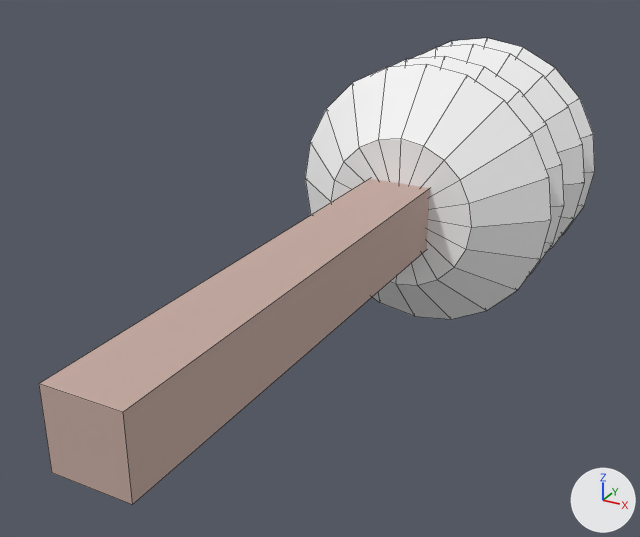
An edit to the OBJ model src/main/resources/assets/chtmod/models/block/electricity/InsulatorBase_2.obj, drawn before and after from the same camera.
Before and after are seen from a 50 mm lens placed at (1.151, -2.059, 1.097), pointed at (0.454, -0.793, 0.464). Every picture has the same lights, and +X, +Y and +Z are marked at lower right. Mesh edges are drawn as thin lines. Where no turn or scale is listed for an object, it has been applied to the vertices.

The scene before the commit, as lines of its bpy script (objects in view):
```python
me_insulatorbase_2 = bpy.data.meshes.new('InsulatorBase_2')
me_insulatorbase_2.from_pydata(...)  # 176 vertices, 246 faces; spans x 0.229..0.771, y -1.438..-0.062, z 0.229..0.771
# faces by material slot: [240, 6]
me_insulatorbase_2.materials.append(mat_insulator1)  # picture img_whitemetals
me_insulatorbase_2.materials.append(mat_insulator0)  # picture img_iron_rust
ob_insulatorbase_2 = bpy.data.objects.new('InsulatorBase_2', me_insulatorbase_2)
ob_insulatorbase_2.location = (0.0, 0.0, 0.0)
```
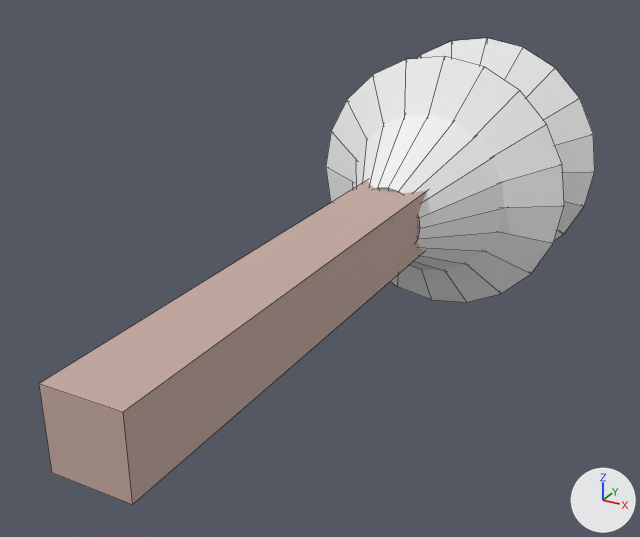
Boxes [x1, y1, x2, y2] around the edits, measured in the pictures (640 x 537 px; the box of a moved part takes in the faces that stretch with it):
part 1 of me_insulatorbase_2, moved or reshaped
    before: [412, 38, 595, 250]
    after: [417, 38, 595, 240]
part 2 of me_insulatorbase_2, moved or reshaped
    before: [305, 57, 564, 319]
    after: [326, 57, 564, 302]

The change, as a diff of the scene's bpy script:
```diff
--- a/src/main/resources/assets/chtmod/models/block/electricity/InsulatorBase_2.obj.py
+++ b/src/main/resources/assets/chtmod/models/block/electricity/InsulatorBase_2.obj.py
@@ me_insulatorbase_2 @@
 me_insulatorbase_2.from_pydata(...)  # 176 vertices, 246 faces; spans x 0.229..0.771, y -1.438..-0.062, z 0.229..0.771
 # used by ob_insulatorbase_2; location = (0.0, 0.0, 0.0)
+# me_insulatorbase_2 part 1: 60 of 176 vertices moved; they spanned x 0.229..0.771, y -0.3..-0.191, z 0.229..0.771 and now span x 0.313..0.689, y -0.352..-0.128, z 0.311..0.687; mean shift (0.0, 0.012, 0.0); largest move (0.341, -0.191, 0.719) -> (0.39, -0.128, 0.651)
+# me_insulatorbase_2 part 2: 60 of 176 vertices moved; they spanned x 0.229..0.771, y -0.559..-0.451, z 0.229..0.771 and now span x 0.312..0.689, y -0.611..-0.388, z 0.31..0.687; mean shift (0.0, 0.012, 0.0); largest move (0.341, -0.451, 0.719) -> (0.39, -0.388, 0.651)
 me_insulatorbase_2.materials.append(mat_insulator1)
```
